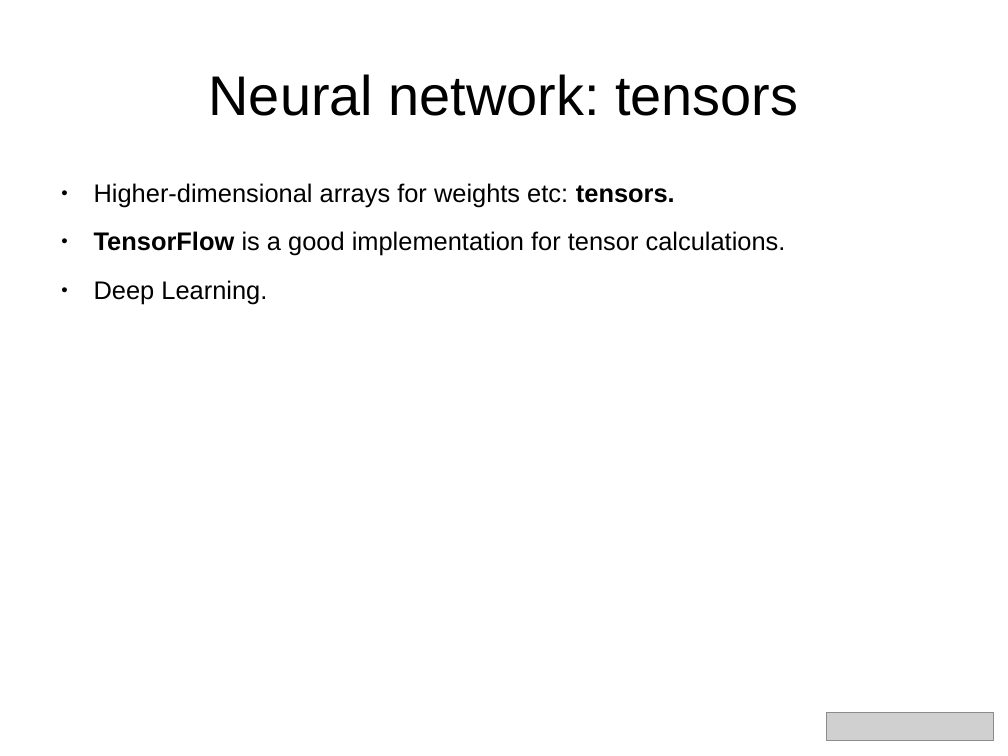
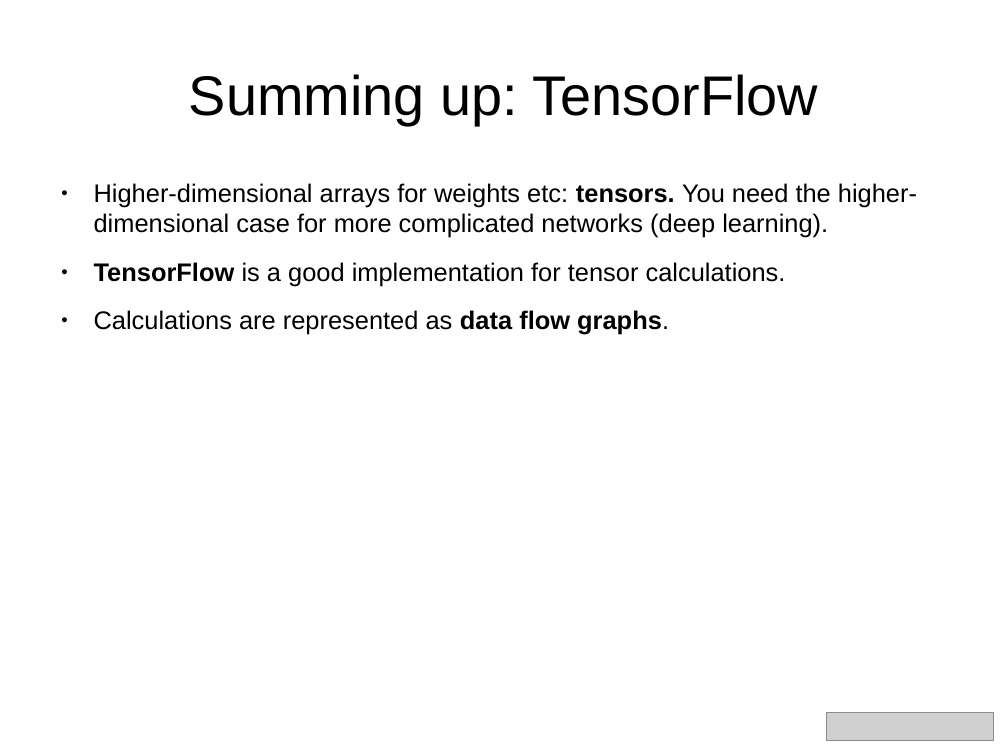
Before and after one commit to aoldemeier/an-introduction-to-tensorflow, a slide deck: slide 19 of slides-english.odp (slide 16 before the commit). Drawn at 1008x756 pixels with LibreOffice and Linux fonts; fonts in the diff are those of the drawing; grey boxes stand for pictures. Boxes give left, top, right and bottom in pixels: in the first picture for what was removed or moved away, otherwise in the second. Text is boxed around its words. In the diff, an @@ line names an element or a change of style, - is before the commit and + after.

```diff
--- a/slides-english.odp
+++ b/slides-english.odp
@@ title at bbox=[189, 74, 818, 125]: text changed @@
-Neural network: tensors
+Summing up: TensorFlow
@@ text at bbox=[94, 183, 917, 238]: text changed @@
-● Higher-dimensional arrays for weights etc: tensors.
+● Higher-dimensional arrays for weights etc: tensors. You need the higher-dimensional case for more complicated networks (deep learning).
@@ text at bbox=[94, 310, 669, 335]: text changed @@
-● Deep Learning.
+● Calculations are represented as data flow graphs.
```
Also in this commit, not shown: 3 other slides changed, 2 slides added, 1 slide removed.
